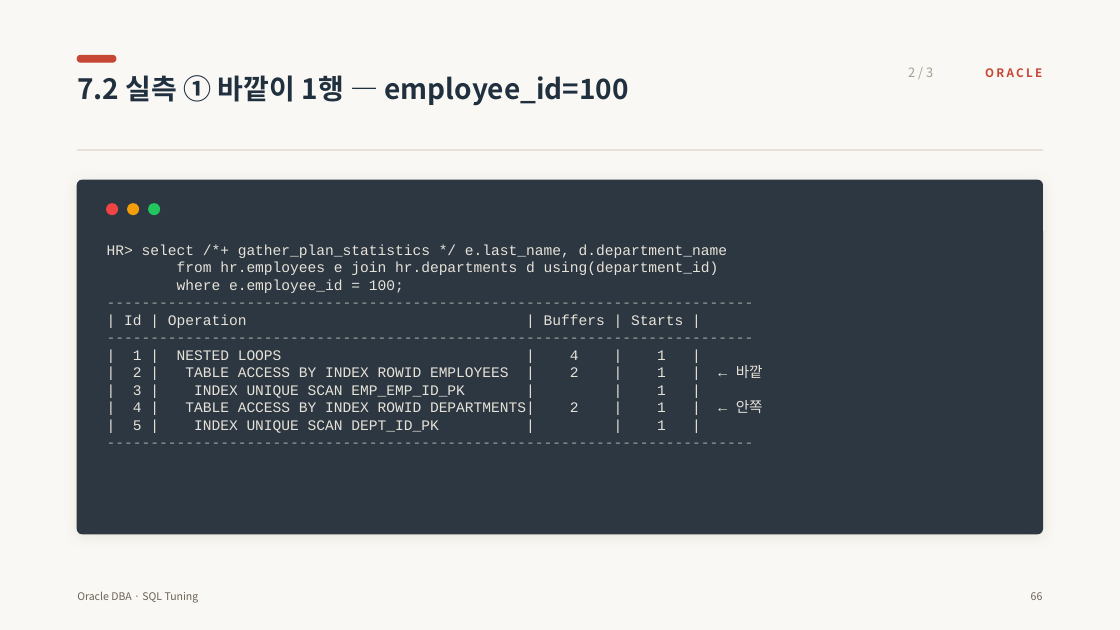
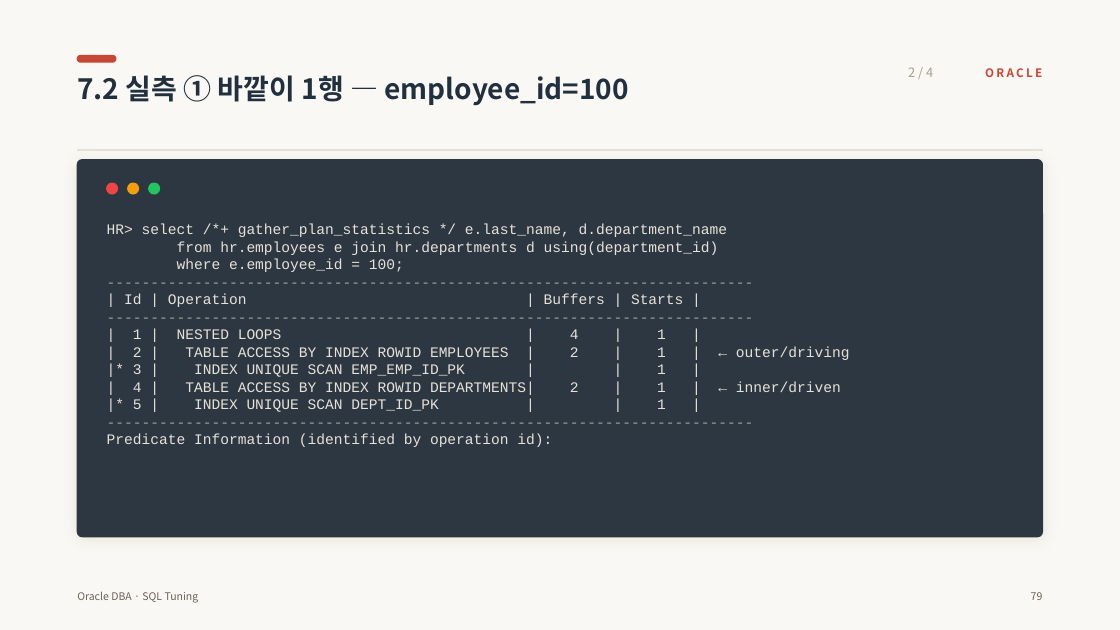
Before and after one commit to jokwangwon/ora-ppt-gen, a slide deck: slide 88 of files/sql_tuning.pptx (slide 75 before the commit). Drawn at 1120x630 pixels with LibreOffice and Linux fonts; fonts in the diff are those of the drawing. Boxes give left, top, right and bottom in pixels: in the first picture for what was removed or moved away, otherwise in the second. Text is boxed around its words. In the diff, an @@ line names an element or a change of style, - is before the commit and + after.

```diff
--- a/files/sql_tuning.pptx
+++ b/files/sql_tuning.pptx
@@ text at [908,67,933,77]: text changed @@
-2 / 3
+2 / 4
@@ rounded rectangle: place and size @@
-rounded rectangle at [77,181,1043,534]
+rounded rectangle at [77,160,1043,537]
@@ rounded rectangle at [77,160,1043,537]: proportions changed @@
@@ 3 ellipses: place and size @@
-3 ellipses at [107,203,160,214]
+3 ellipses at [107,183,160,194]
@@ text "HR> select /*+ gather_plan_statistics */ ...": place and size @@
-text "HR> select /*+ gather_plan_statistics */ ..." at [107,244,763,433]
+text "HR> select /*+ gather_plan_statistics */ ..." at [107,224,850,447]
@@ text at [133,346,850,412]: text changed @@
-| 2 | TABLE ACCESS BY INDEX ROWID EMPLOYEES | 2 | 1 | ← 바깥
-| 3 | INDEX UNIQUE SCAN EMP_EMP_ID_PK | | 1 |
-| 4 | TABLE ACCESS BY INDEX ROWID DEPARTMENTS| 2 | 1 | ← 안쪽
-| 5 | INDEX UNIQUE SCAN DEPT_ID_PK | | 1 |
+| 2 | TABLE ACCESS BY INDEX ROWID EMPLOYEES | 2 | 1 | ← outer/driving
+|* 3 | INDEX UNIQUE SCAN EMP_EMP_ID_PK | | 1 |
+| 4 | TABLE ACCESS BY INDEX ROWID DEPARTMENTS| 2 | 1 | ← inner/driven
+|* 5 | INDEX UNIQUE SCAN DEPT_ID_PK | | 1 |
@@ text at [107,433,552,447]: paragraph added @@
+Predicate Information (identified by operation id):
@@ text at [1031,592,1043,600]: text changed @@
-66
+79
```
Also in this commit, not shown: 58 other slides changed, 29 slides added, 9 other files.
